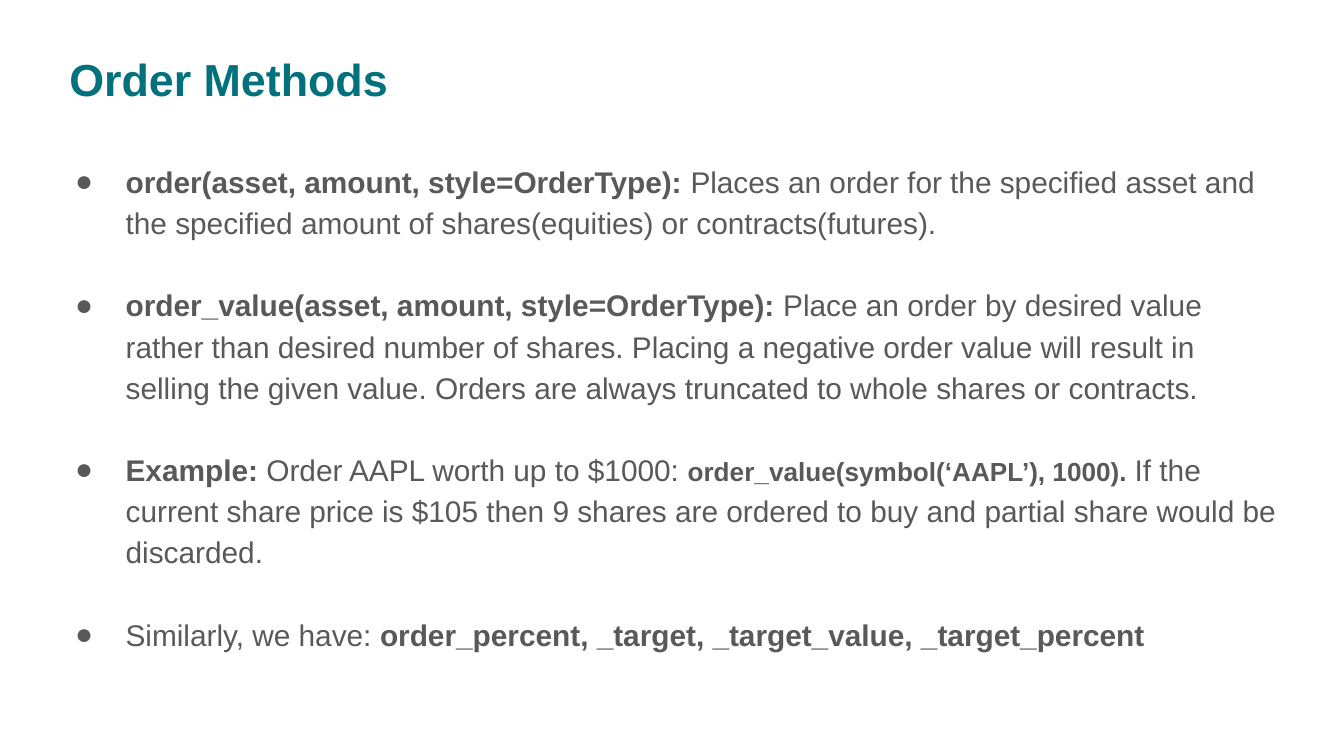
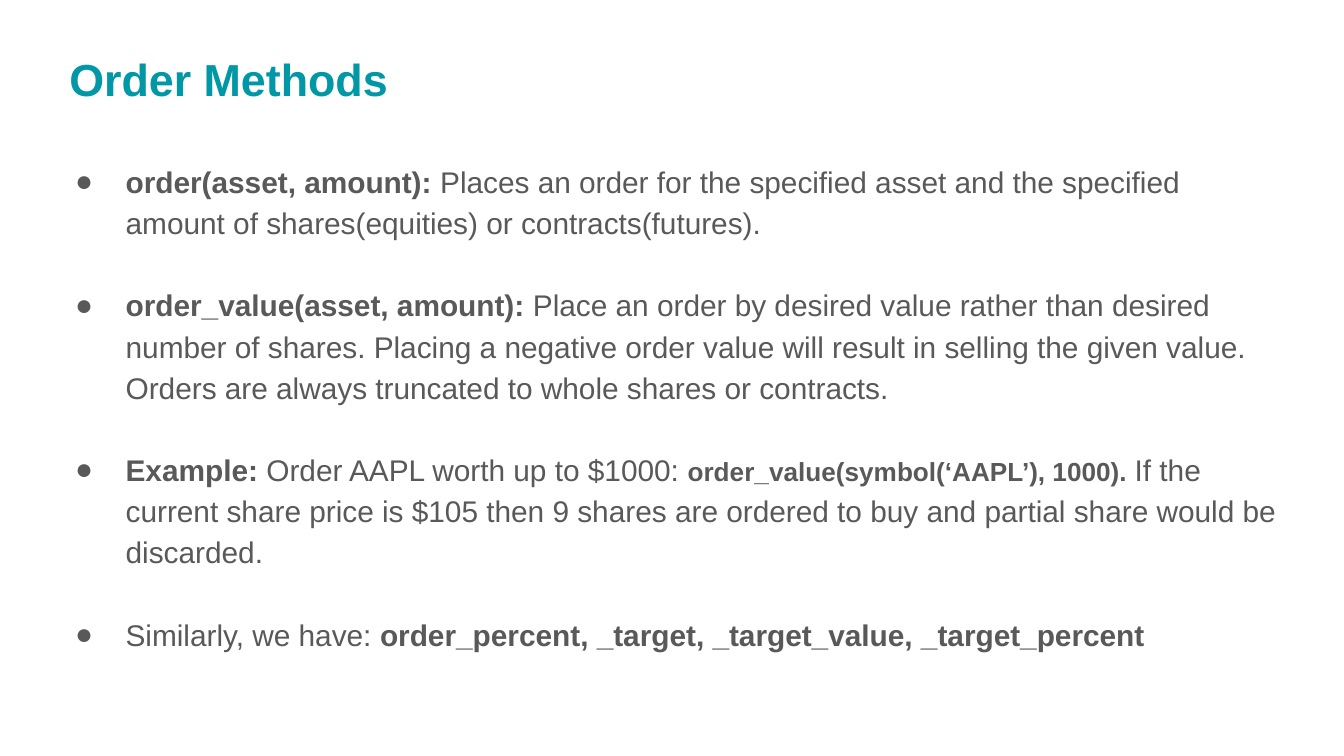
Before and after one commit to rajaharsha/Algorithm-Trading, a slide deck: slide 6 of PairTrading.pptx. Drawn at 1344x756 pixels with LibreOffice and Linux fonts; fonts in the diff are those of the drawing. Boxes give left, top, right and bottom in pixels: in the first picture for what was removed or moved away, otherwise in the second. Text is boxed around its words. In the diff, an @@ line names an element or a change of style, - is before the commit and + after.

Commit message:
Adding latest presentation files

```diff
--- a/PairTrading.pptx
+++ b/PairTrading.pptx
@@ title "Order Methods" at [69,63,388,97]: text colour #00717D to #0097A7 @@
@@ text at [126,171,1245,404]: text changed @@
-● order(asset, amount, style=OrderType): Places an order for the specified asset and the specified amount of shares(equities) or contracts(futures).
-● order_value(asset, amount, style=OrderType): Place an order by desired value rather than desired number of shares. Placing a negative order value will result in selling the given value. Orders are always truncated to whole shares or contracts.
+● order(asset, amount): Places an order for the specified asset and the specified amount of shares(equities) or contracts(futures).
+● order_value(asset, amount): Place an order by desired value rather than desired number of shares. Placing a negative order value will result in selling the given value. Orders are always truncated to whole shares or contracts.
```
Also in this commit, not shown: 12 other slides changed, 5 slides added, 1 slide removed, 3 other files.
